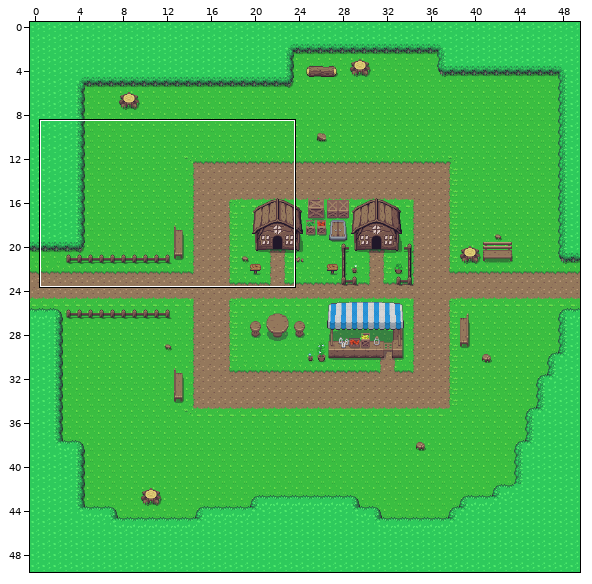
Two states of a Tiled map, Assets/Prefabs/WorldTileMaps/Town.tmx. Above, an overview of the earlier version with the close-up marked.
Close-up. Old version:
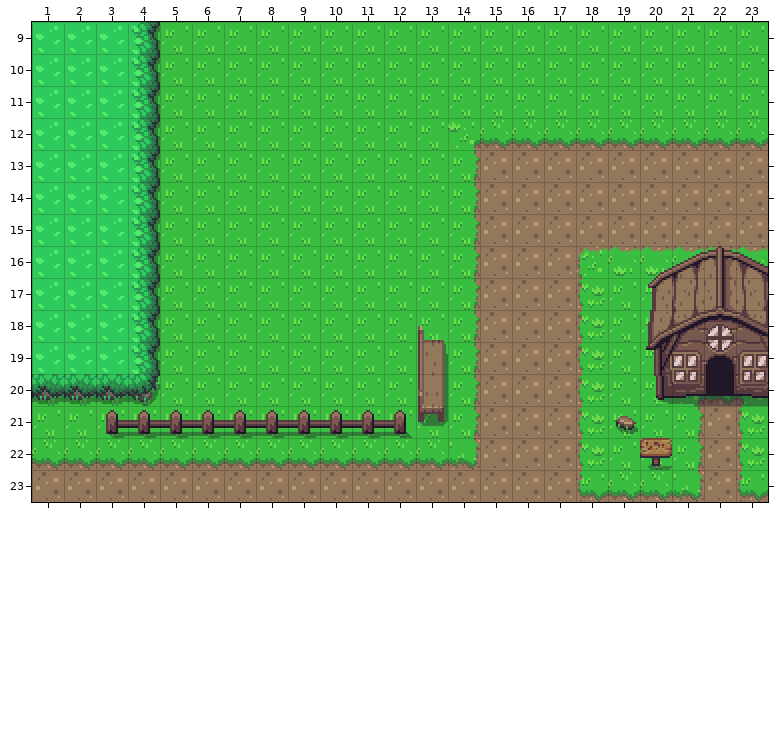
Cells are 16x16 px. Shown: x 1..23, y 9..23.
The same view after the edit:
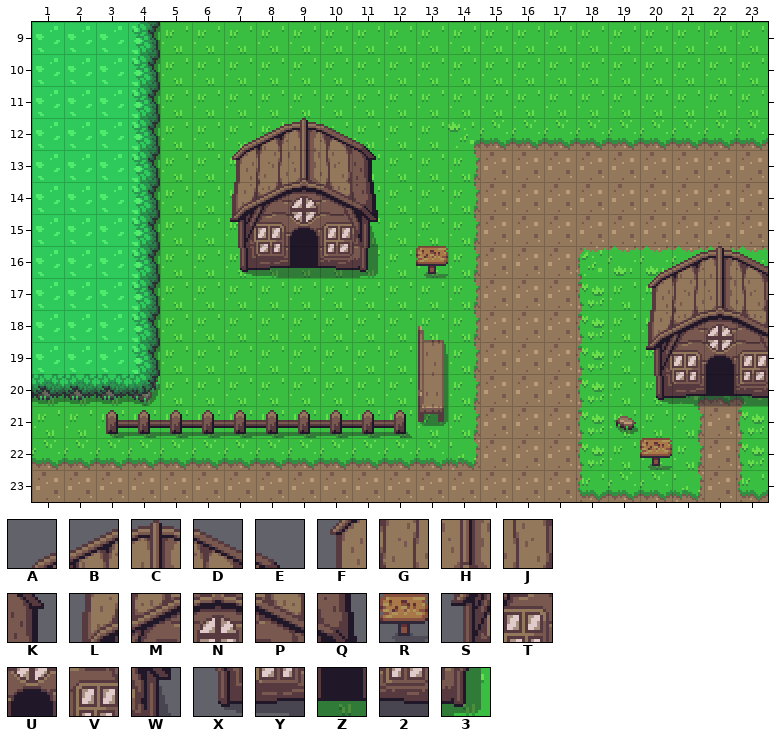
Key: from "overworld": A 6, B 7, C 8, D 9, E 10, F 46, G 47, H 48, J 49, K 50, L 86, M 87, N 88, P 89, Q 90, R 115, S 126, T 127, U 128, V 129, W 130, X 166, Y 167, Z 168, 2 169, 3 170.
_ is an empty cell.
See-through tiles are keyed as they look on the map.
The author wrote: Scoring system, town modified
Changes in this commit:
Layer "Collisions":
y 12: x 7..11 _____ -> ABCDE
y 13: x 7..11 _____ -> FGHJK
y 14: x 7..11 _____ -> LMNPQ
y 15: x 7..11 _____ -> STUVW
y 16: x 7..11 _____ -> XYZ23; x 13 _ -> R
